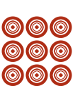
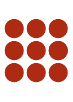
Comparing the layer stacks of the two 73 x 102 images. Changes:
painted on "9" over [1, 16, 73, 86]
